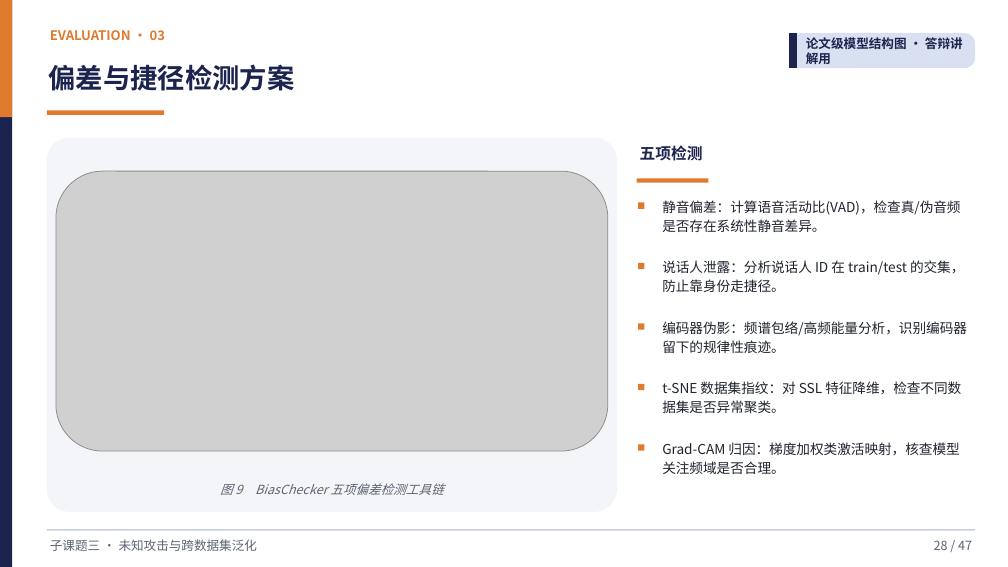
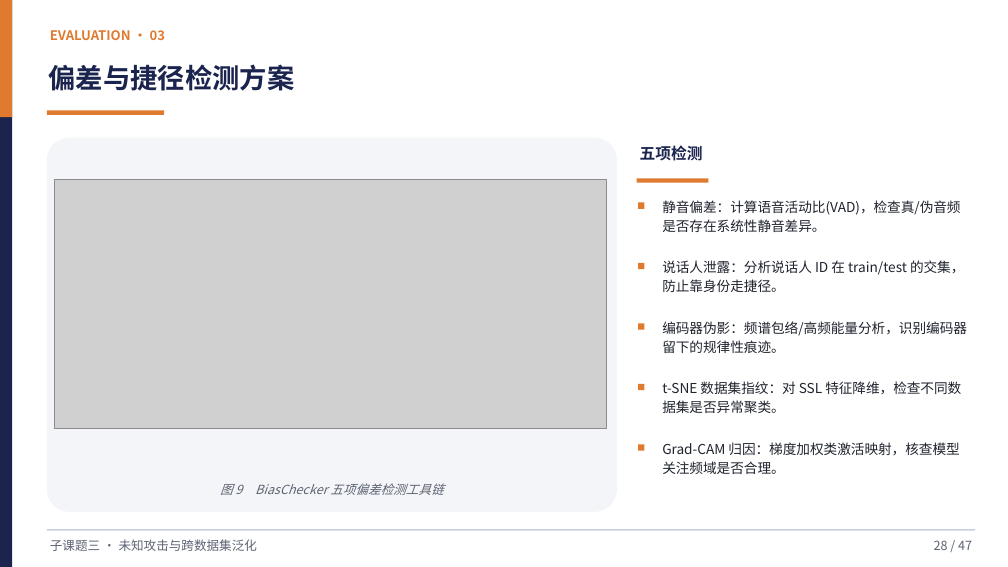
Before and after one commit to Yihuai-Zhang/learngit, a slide deck: slide 28 of 子课题三答辩-未知攻击与跨数据集泛化.pptx. Drawn at 1008x567 pixels with LibreOffice and Linux fonts; fonts in the diff are those of the drawing; grey boxes stand for pictures. Boxes give left, top, right and bottom in pixels: in the first picture for what was removed or moved away, otherwise in the second. Text is boxed around its words. In the diff, an @@ line names an element or a change of style, - is before the commit and + after.

```diff
--- a/子课题三答辩-未知攻击与跨数据集泛化.pptx
+++ b/子课题三答辩-未知攻击与跨数据集泛化.pptx
@@ rounded rectangle removed at [789, 33, 975, 68] @@
@@ rectangle removed at [789, 33, 797, 68] @@
@@ text removed at [806, 37, 963, 64] @@
-论文级模型结构图 · 答辩讲解用
@@ picture: place and size @@
-picture at [56, 171, 608, 451]
+picture at [54, 180, 606, 429]
```
Also in this commit, not shown: 30 other slides changed, 1 slide added, 3 slides removed, 2 other files.
